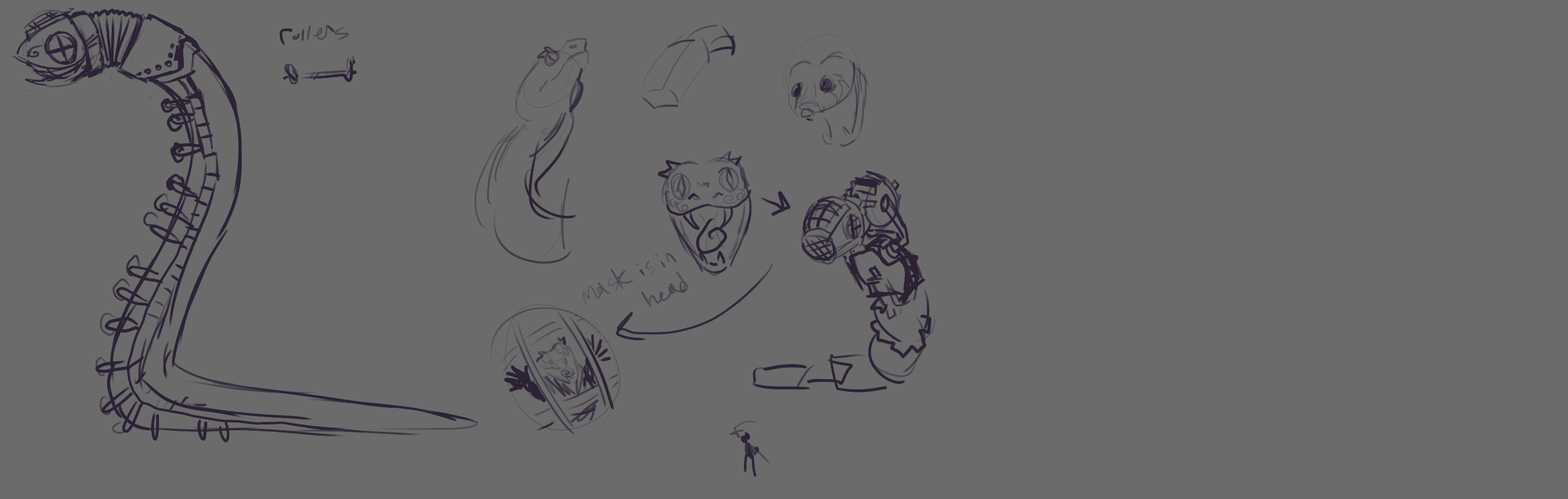
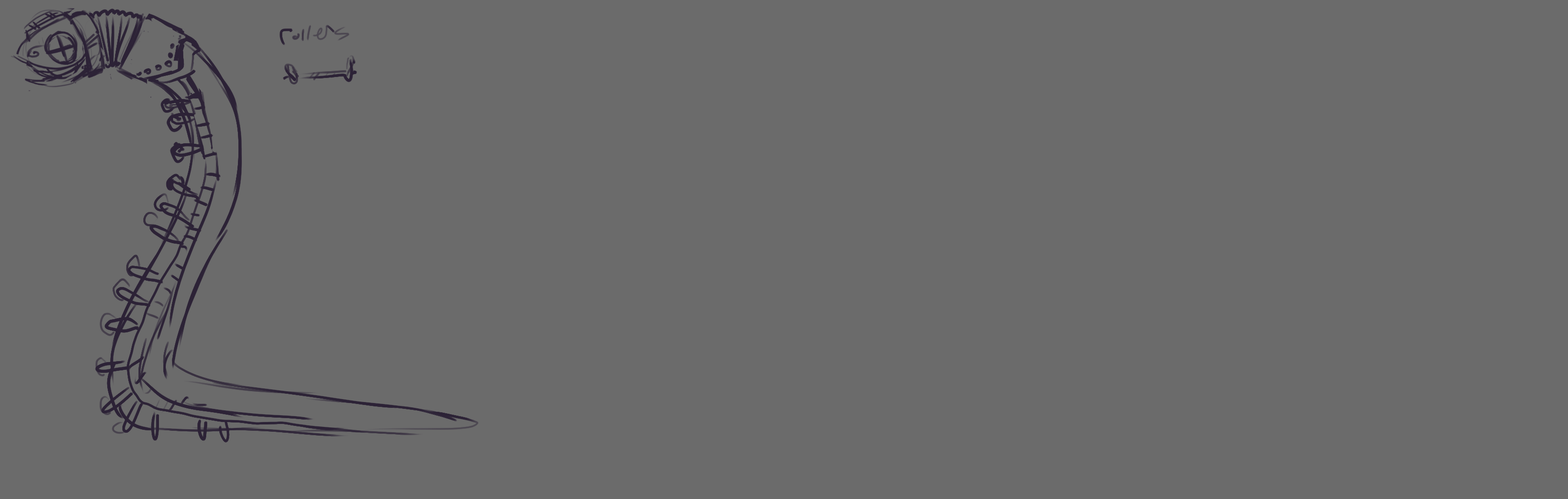
Layer changes from the first 1568x499 image to the second:
hid "Paint Layer 1" over bbox(474, 23, 936, 478)
